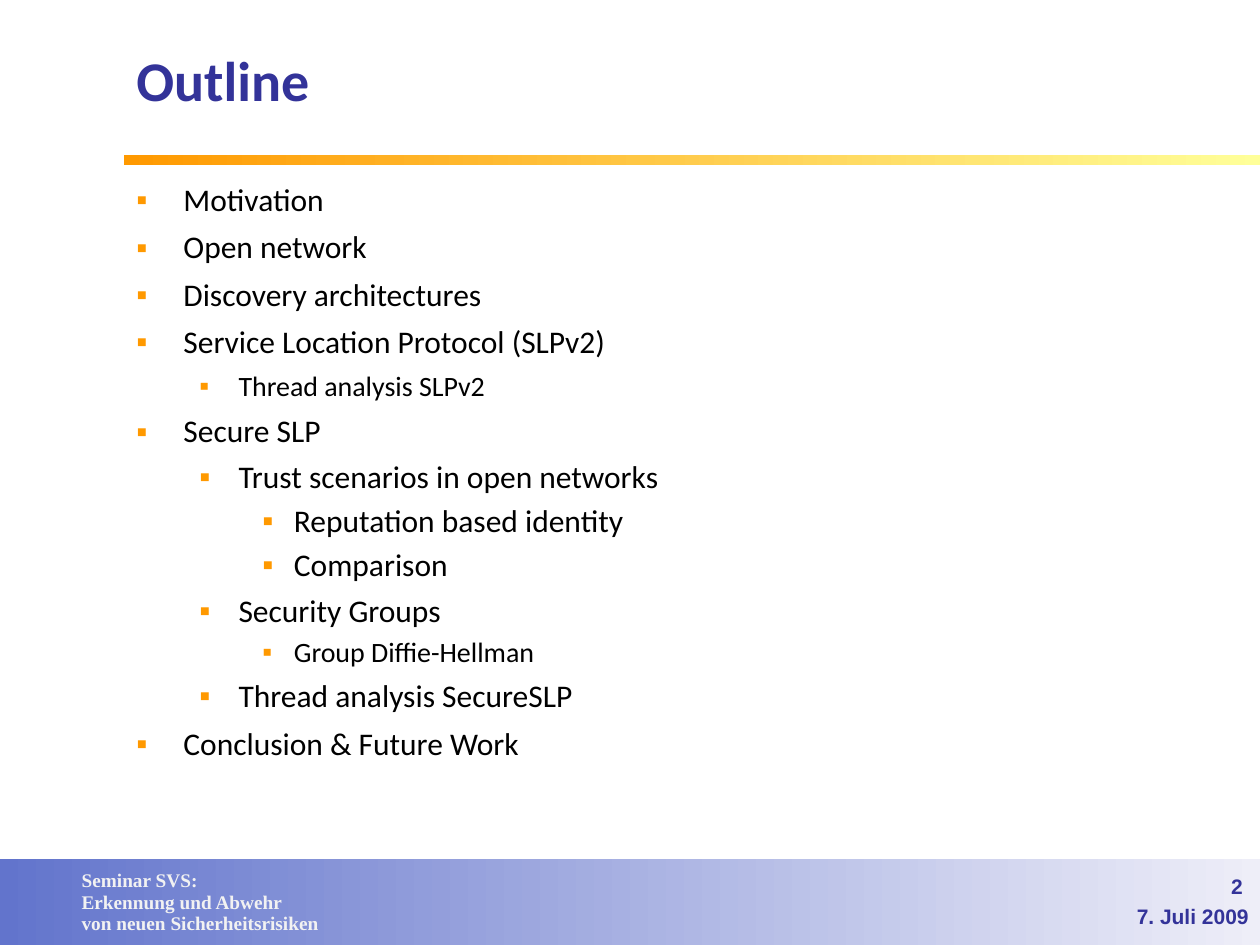
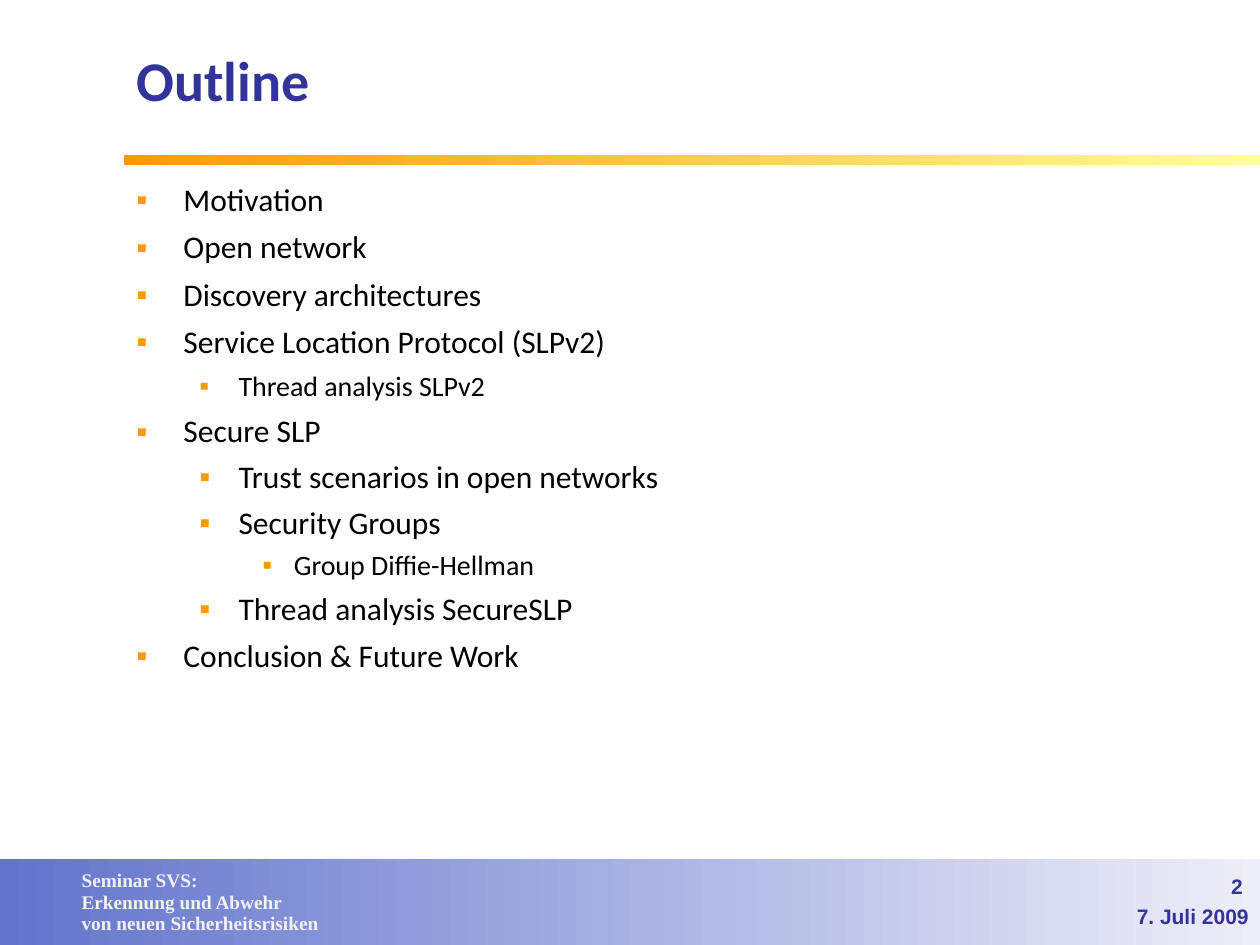
Before and after one commit to lemmy/SecuredSLP, a slide deck: slide 2 of doc/Service Discovery in open networks.ppt. Drawn at 1260x945 pixels with LibreOffice and Linux fonts; fonts in the diff are those of the drawing; background and template pictures are left out. Boxes give left, top, right and bottom in pixels: in the first picture for what was removed or moved away, otherwise in the second. Text is boxed around its words. In the diff, an @@ line names an element or a change of style, - is before the commit and + after.

Commit message:
Fehler in Outline korrigiert

```diff
--- a/doc/Service Discovery in open networks.ppt
+++ b/doc/Service Discovery in open networks.ppt
@@ text at [294, 510, 623, 581]: paragraphs removed @@
-    ▪ Reputation based identity
-    ▪ Comparison
```
Also in this commit, not shown: 2 other slides changed.
